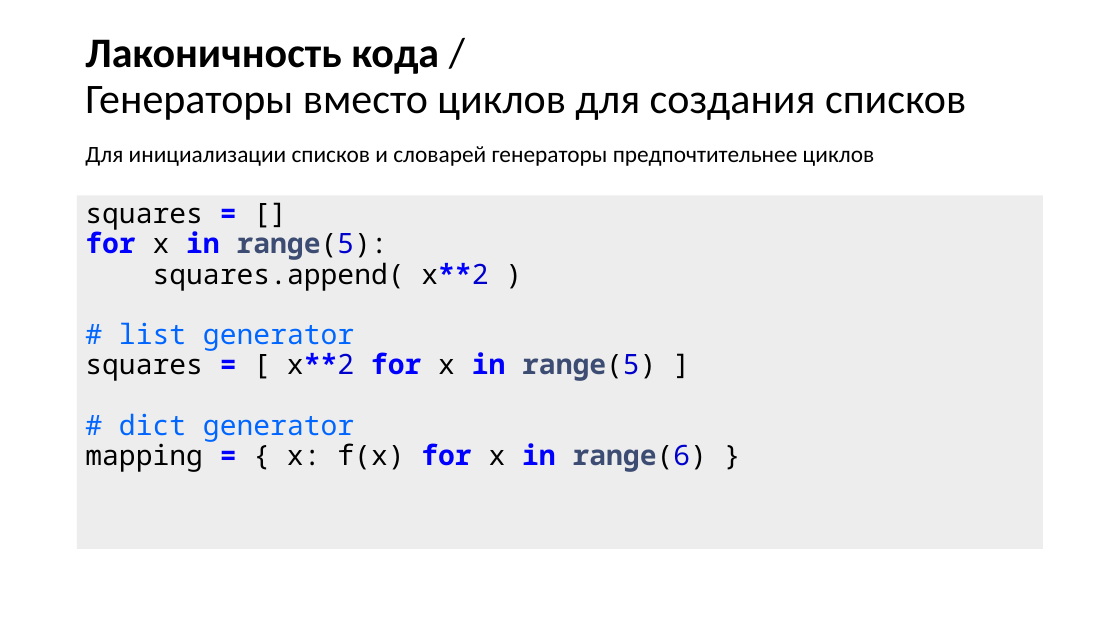
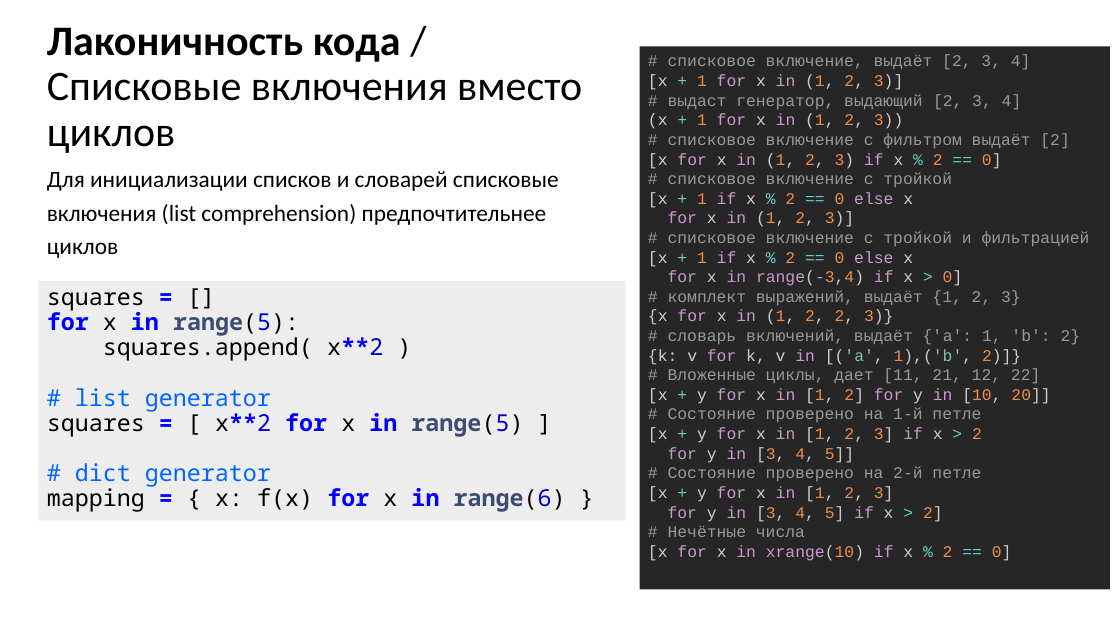
Before and after one commit to xtrueman/prog_instruments, a slide deck: slide 58 of presentations/CodingStandards.pptx (slide 57 before the commit). Drawn at 1120x630 pixels with LibreOffice and Linux fonts; fonts in the diff are those of the drawing. Boxes give left, top, right and bottom in pixels: in the first picture for what was removed or moved away, otherwise in the second. Text is boxed around its words. In the diff, an @@ line names an element or a change of style, - is before the commit and + after.

```diff
--- a/presentations/CodingStandards.pptx
+++ b/presentations/CodingStandards.pptx
@@ title at <box>47,27,582,153</box>: text changed @@
-Лаконичность кода /
-Генераторы вместо циклов для создания списков
+Лаконичность кода /
+Списковые включения вместо
+циклов
@@ rectangle added at <box>640,46,1111,589</box>, fill #262626, 14 pt, text #999999 @@
+# списковое включение, выдаёт [2, 3, 4]
+[x + 1 for x in (1, 2, 3)]
+# выдаст генератор, выдающий [2, 3, 4]
+(x + 1 for x in (1, 2, 3))
+# списковое включение с фильтром выдаёт [2]
+[x for x in (1, 2, 3) if x % 2 == 0]
+# списковое включение с тройкой
+[x + 1 if x % 2 == 0 else x
+for x in (1, 2, 3)]
+# списковое включение с тройкой и фильтрацией
+[x + 1 if x % 2 == 0 else x
+for x in range(-3,4) if x > 0]
+# комплект выражений, выдаёт {1, 2, 3}
+{x for x in (1, 2, 2, 3)}
+# словарь включений, выдаёт {'a': 1, 'b': 2}
+{k: v for k, v in [('a', 1),('b', 2)]}
+# Вложенные циклы, дает [11, 21, 12, 22]
+[x + y for x in [1, 2] for y in [10, 20]]
+# Состояние проверено на 1-й петле
+[x + y for x in [1, 2, 3] if x > 2
+for y in [3, 4, 5]]
+# Состояние проверено на 2-й петле
+[x + y for x in [1, 2, 3]
+for y in [3, 4, 5] if x > 2]
+# Нечётные числа
+[x for x in xrange(10) if x % 2 == 0]
@@ text at <box>47,171,559,258</box>: text changed @@
-Для инициализации списков и словарей генераторы предпочтительнее циклов
+Для инициализации списков и словарей списковые включения (list comprehension) предпочтительнее циклов
@@ rectangle "squares = [] for x ...": place and size @@
-rectangle "squares = [] for x ..." at <box>77,196,1044,549</box>
+rectangle "squares = [] for x ..." at <box>39,281,626,520</box>
@@ rectangle "squares = [] for x ..." at <box>39,281,626,520</box>: size 24 to 20 pt @@
```
Also in this commit, not shown: 5 other slides changed, 1 slide added.
